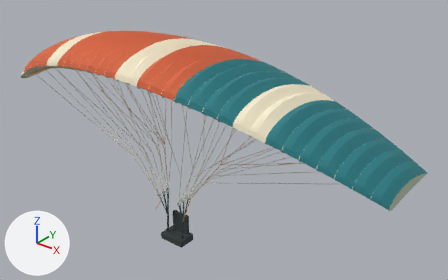
The glTF model shared/geometry/flight/parafoil.glb, before and after one commit.
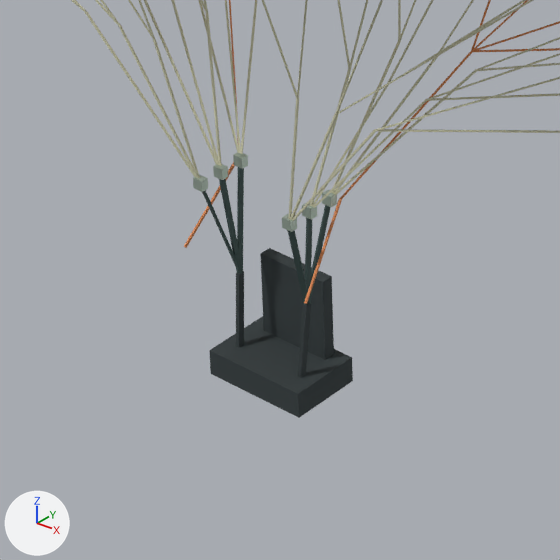
Each version appears first whole from a 50 mm camera at (9.6, -9.94, 9.99) aimed at (0.97, 0.84, 3.31), and next in a close-up on the part from 25% to 54% of the width and 55% to 100% of the height. The lights are fixed; the arrows at lower left show +X, +Y and +Z. The first two pictures are the older version. Vertices at exactly the same position are counted once.

Script lines for the objects in view, before the commit:
```python
me_parafoil = bpy.data.meshes.new('parafoil')
me_parafoil.from_pydata(...)  # 7113 vertices, 10982 faces; spans x -5.81..5.8, y -1.66..1.63, z 0.38..5.96
me_parafoil.materials.append(mat_upper_coral)  # orange #d96741
me_parafoil.materials.append(mat_upper_cream)  # pale yellow #f6eccf
me_parafoil.materials.append(mat_upper_teal)  # cyan #277c84
me_parafoil.materials.append(mat_lower_coral)  # beige #eca47d
me_parafoil.materials.append(mat_lower_cream)  # beige #f2ddaa
me_parafoil.materials.append(mat_lower_teal)  # cyan #63b7b5
me_parafoil.materials.append(mat_ribs_baffles)  # light grey #b9c4ac
me_parafoil.materials.append(mat_reinforced_nose)  # beige #eee4b6
me_parafoil.materials.append(mat_suspension_cascade)  # pale yellow #cfceb0
me_parafoil.materials.append(mat_brake_fan)  # orange #d88854
me_parafoil.materials.append(mat_webbing_risers)  # greyish cyan #3e5351
me_parafoil.materials.append(mat_maillons)  # grey #adbdb0
me_parafoil.materials.append(mat_harness)  # dark grey #343d3f
ob_parafoil = bpy.data.objects.new('parafoil', me_parafoil)
ob_parafoil.location = (0.0, 0.0, 0.0)
```
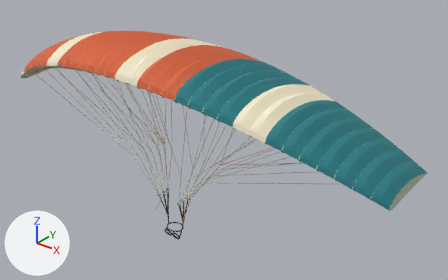
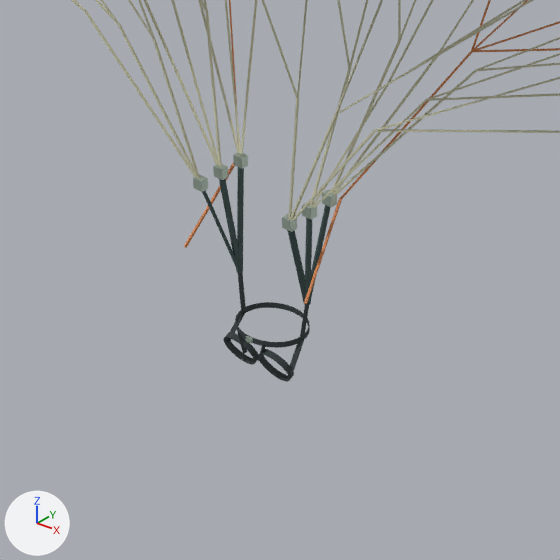
Changed parts and their boxes (x1, y1, x2, y2) in the close-ups (560 x 560 px):
'parafoil', reshaped: before (71, 0, 560, 418); after (71, 0, 560, 382)
part 1 of me_parafoil, added: after (238, 272, 246, 310)
part 2 of me_parafoil, added: after (237, 332, 247, 354)
part 3 of me_parafoil, added: after (300, 305, 309, 340)
part 4 of me_parafoil, added: after (258, 344, 265, 361)
part 5 of me_parafoil, added: after (223, 332, 259, 365)
part 6 of me_parafoil, added: after (258, 349, 294, 382)
part 7 of me_parafoil, cut back: before (209, 248, 353, 418); after (228, 302, 310, 373)
part 8 of me_parafoil, recoloured: before (236, 271, 244, 348); after (246, 336, 253, 344)

Patch to the scene script:
```diff
--- a/shared/geometry/flight/parafoil.glb.py
+++ b/shared/geometry/flight/parafoil.glb.py
@@ me_parafoil @@
 # used by ob_parafoil; location = (0.0, 0.0, 0.0)
-me_parafoil.from_pydata(...)  # 7113 vertices, 10982 faces; spans x -5.81..5.8, y -1.66..1.63, z 0.38..5.96
+me_parafoil.from_pydata(...)  # 7525 vertices, 11980 faces; spans x -5.81..5.8, y -1.66..1.63, z 0.51..5.96
+# me_parafoil part 1: the loose piece of 8 vertices spanning x -0.28..-0.24, y -0.05..0.04, z 0.55..1.04 is copied, and the copy is multiplied about its middle by the matrix ((0.513, -0.005, -0.05), (0.004, 0.515, -0.011), (0.05, 0.011, 0.512)), then moved by (0.01, 0.01, 0.12); it spans x -0.27..-0.23, y -0.02..0.04, z 0.79..1.04
+# me_parafoil part 2: the loose piece of 8 vertices spanning x -0.36..-0.26, y -0.04..0.04, z 1.04..1.72 is copied, and the copy is multiplied about its middle by the matrix ((0.183, -0.005, 0.081), (0.0, -0.2, -0.012), (0.081, 0.011, -0.183)), then moved by (0.23, -0.18, -0.66), in mat_harness (dark grey #343d3f); it spans x -0.1..-0.06, y -0.19..-0.17, z 0.66..0.79
+# me_parafoil part 3: the loose piece of 8 vertices spanning x 0.24..0.28, y -0.05..0.04, z 0.55..1.04 is copied, and the copy is multiplied about its middle by the matrix ((0.513, 0.005, 0.05), (-0.004, 0.515, -0.011), (-0.05, 0.011, 0.512)), then moved by (-0.01, 0.01, 0.12); it spans x 0.23..0.27, y -0.02..0.04, z 0.79..1.04
+# me_parafoil part 4: the loose piece of 8 vertices spanning x 0.26..0.36, y -0.04..0.04, z 1.04..1.72 is copied, and the copy is multiplied about its middle by the matrix ((0.183, 0.005, -0.081), (0.0, -0.2, -0.012), (-0.081, 0.011, -0.183)), then moved by (-0.23, -0.18, -0.66), in mat_harness (dark grey #343d3f); it spans x 0.06..0.1, y -0.19..-0.17, z 0.66..0.79
+# me_parafoil part 5: a new loose piece of 128 vertices spanning x -0.26..-0.02, y -0.2..-0.06, z 0.51..0.75, in mat_harness (dark grey #343d3f)
+# me_parafoil part 6: a new loose piece of 128 vertices spanning x 0.02..0.26, y -0.2..-0.06, z 0.51..0.75, in mat_harness (dark grey #343d3f)
+# me_parafoil part 7
+# 13 vertices are removed from x -0.36..0.36, y -0.18..0.3, z 0.38..1.1
+# 35 faces are deleted
+# 19 vertices move from x -0.36..0.36, y -0.18..0.3, z 0.38..1.1 to x -0.02..0.24, y -0.21..0.0, z 0.77..0.81
+# 74 vertices are added at x -0.27..0.27, y -0.2..0.2, z 0.63..0.81
+# 7 new vertices lie (0.0, 0.0, 0.04) away from vertices in x -0.36..0.36, y 0.0..0.3, z 0.38..1.1
+# 5 new vertices lie (-0.04, -0.02, 0.0) away from vertices in x -0.25..0.25, y -0.16..0.26, z 0.55..1.1
+# 51 new vertices lie (0.0, 0.0, 0.04) away from vertices in x -0.24..0.24, y -0.2..0.2, z 0.77
+# 345 new faces join them, mat_harness (dark grey #343d3f)
+# me_parafoil part 8: 12 faces spanning x -0.02..0.02, y -0.21..-0.2, z 0.77..0.81 switch from mat_harness (dark grey #343d3f) to mat_maillons (grey #adbdb0)
 me_parafoil.materials.append(mat_upper_coral)
```
